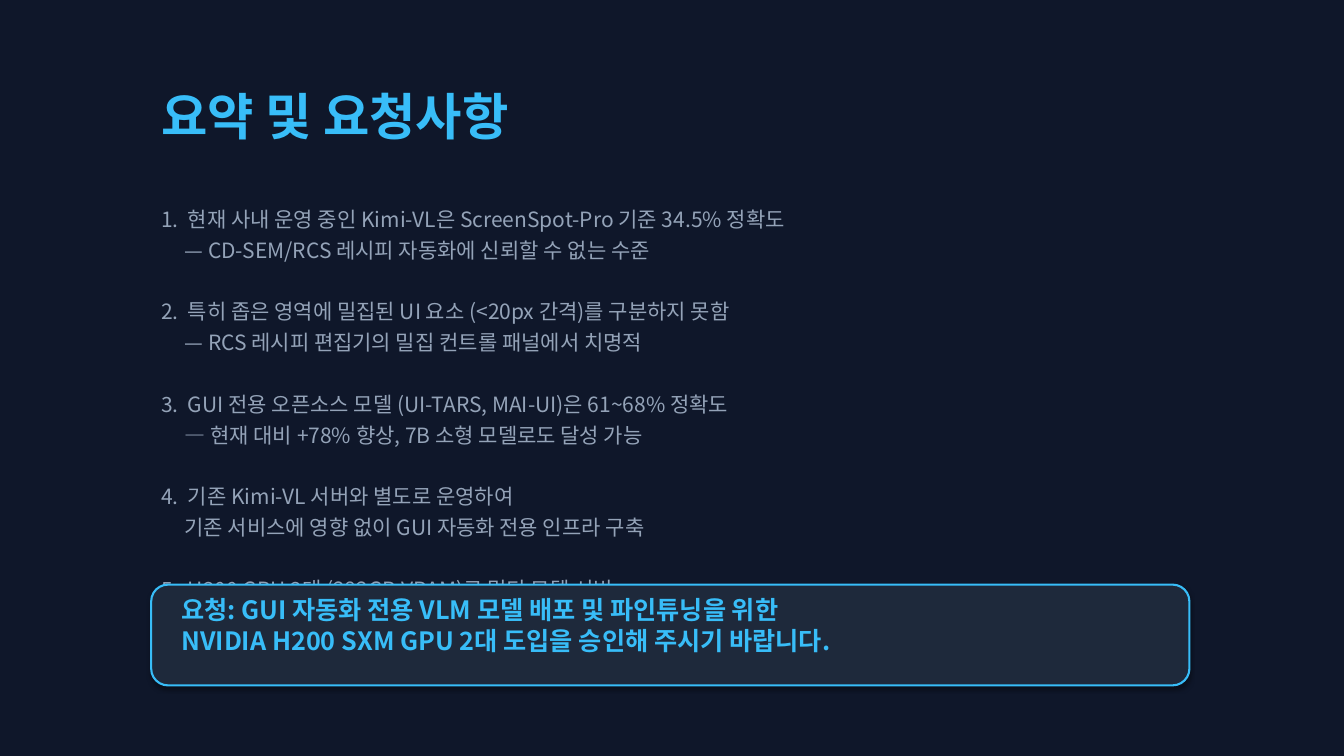
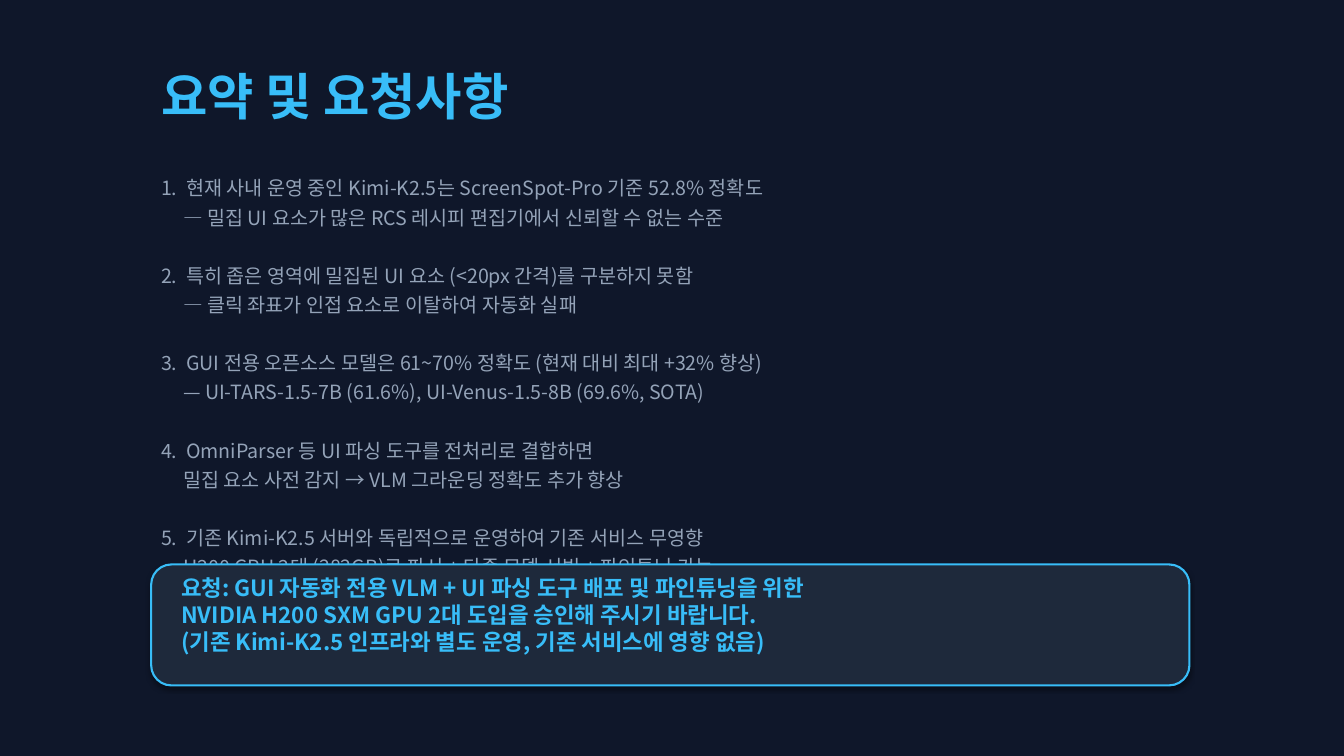
Before and after one commit to DarrenKoi/auto_recipe_creator, a slide deck: slide 9 of docs/gui_vlm_gpu_h200_proposal.pptx (slide 8 before the commit). Drawn at 1344x756 pixels with LibreOffice and Linux fonts; fonts in the diff are those of the drawing. Boxes give left, top, right and bottom in pixels: in the first picture for what was removed or moved away, otherwise in the second. Text is boxed around its words. In the diff, an @@ line names an element or a change of style, - is before the commit and + after.

```diff
--- a/docs/gui_vlm_gpu_h200_proposal.pptx
+++ b/docs/gui_vlm_gpu_h200_proposal.pptx
@@ text "요약 및 요청사항": place and size @@
-text "요약 및 요청사항" at bbox=[161, 92, 508, 140]
+text "요약 및 요청사항" at bbox=[161, 72, 508, 120]
@@ text "1. 현재 사내 운영 중인 ...": place and size @@
-text "1. 현재 사내 운영 중인 ..." at bbox=[161, 209, 785, 602]
+text "1. 현재 사내 운영 중인 ..." at bbox=[161, 178, 763, 580]
@@ text at bbox=[161, 178, 763, 227]: text changed; size 15 to 14 pt @@
-1. 현재 사내 운영 중인 Kimi-VL은 ScreenSpot-Pro 기준 34.5% 정확도
-— CD-SEM/RCS 레시피 자동화에 신뢰할 수 없는 수준
+1. 현재 사내 운영 중인 Kimi-K2.5는 ScreenSpot-Pro 기준 52.8% 정확도
+— 밀집 UI 요소가 많은 RCS 레시피 편집기에서 신뢰할 수 없는 수준
@@ text at bbox=[161, 266, 693, 288]: size 15 to 14 pt in "2. 특히 좁은 영역에 밀집된 UI 요소 ..." @@
@@ text at bbox=[161, 296, 762, 580]: text changed; size 15 to 14 pt @@
-— RCS 레시피 편집기의 밀집 컨트롤 패널에서 치명적
-3. GUI 전용 오픈소스 모델 (UI-TARS, MAI-UI)은 61~68% 정확도
-— 현재 대비 +78% 향상, 7B 소형 모델로도 달성 가능
-4. 기존 Kimi-VL 서버와 별도로 운영하여
-기존 서비스에 영향 없이 GUI 자동화 전용 인프라 구축
-5. H200 GPU 2대 (282GB VRAM)로 멀티 모델 서빙,
-72B 대형 모델 운영, 파인튜닝, 미래 확장성 확보
+— 클릭 좌표가 인접 요소로 이탈하여 자동화 실패
+3. GUI 전용 오픈소스 모델은 61~70% 정확도 (현재 대비 최대 +32% 향상)
+— UI-TARS-1.5-7B (61.6%), UI-Venus-1.5-8B (69.6%, SOTA)
+4. OmniParser 등 UI 파싱 도구를 전처리로 결합하면
+밀집 요소 사전 감지 → VLM 그라운딩 정확도 추가 향상
+5. 기존 Kimi-K2.5 서버와 독립적으로 운영하여 기존 서비스 무영향
+H200 GPU 2대 (282GB)로 파서 + 다중 모델 서빙 + 파인튜닝 가능
@@ rounded rectangle: place and size @@
-rounded rectangle at bbox=[151, 585, 1190, 686]
+rounded rectangle at bbox=[151, 565, 1190, 686]
@@ text at bbox=[181, 577, 804, 655]: text changed; size 18 to 16 pt @@
-요청: GUI 자동화 전용 VLM 모델 배포 및 파인튜닝을 위한
-NVIDIA H200 SXM GPU 2대 도입을 승인해 주시기 바랍니다.
+요청: GUI 자동화 전용 VLM + UI 파싱 도구 배포 및 파인튜닝을 위한
+NVIDIA H200 SXM GPU 2대 도입을 승인해 주시기 바랍니다.
+(기존 Kimi-K2.5 인프라와 별도 운영, 기존 서비스에 영향 없음)
```
Also in this commit, not shown: 7 other slides changed, 1 slide added, 2 other files.
